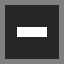
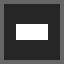
Layer changes from the first 64px x 64px image to the second:
removed layer "Background" (1st of 2) over [0, 0, 64, 64]
removed layer "Background" (2nd of 2) over [0, 0, 64, 64]
added layer "Fill" above "Rectangle" over [16, 24, 48, 40]
added layer "Rectangle" over [0, 0, 64, 64]
